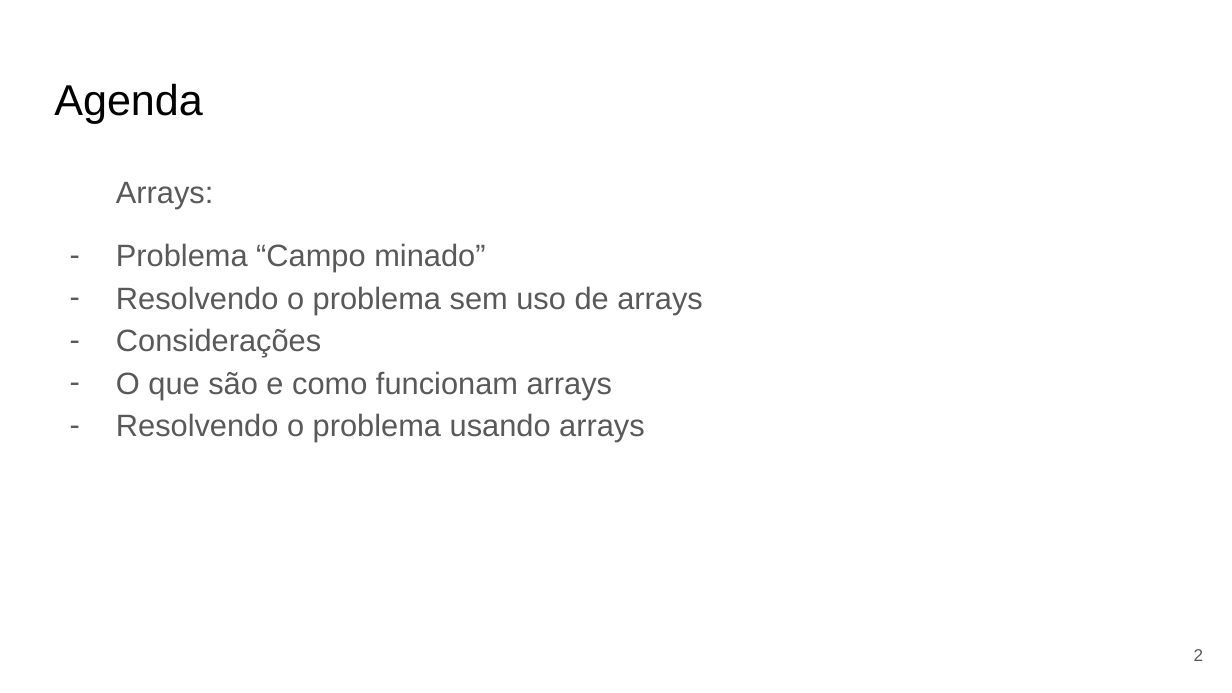
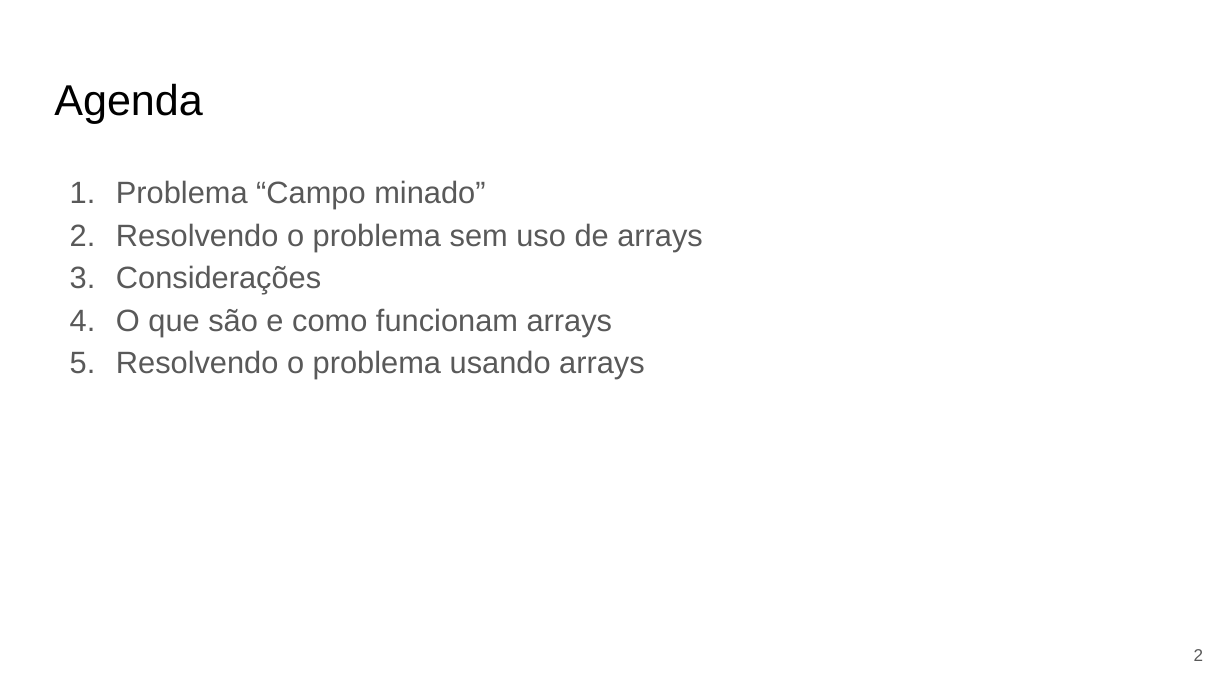
Before and after one commit to fpgues/treinamento-OBI-2023, a slide deck: slide 2 of programacao-basica/arrays.pptx. Drawn at 1232x693 pixels with LibreOffice and Linux fonts; fonts in the diff are those of the drawing. Boxes give left, top, right and bottom in pixels: in the first picture for what was removed or moved away, otherwise in the second. Text is boxed around its words. In the diff, an @@ line names an element or a change of style, - is before the commit and + after.

Commit message:
Modificação dos slides iniciais de arrays

```diff
--- a/programacao-basica/arrays.pptx
+++ b/programacao-basica/arrays.pptx
@@ text "Problema “Campo minado”" at (116, 180, 703, 379): bullet - to 1. @@
@@ text at (116, 182, 213, 209): paragraph removed @@
-Arrays:
```
Also in this commit, not shown: 1 slide added, 2 slides removed.
